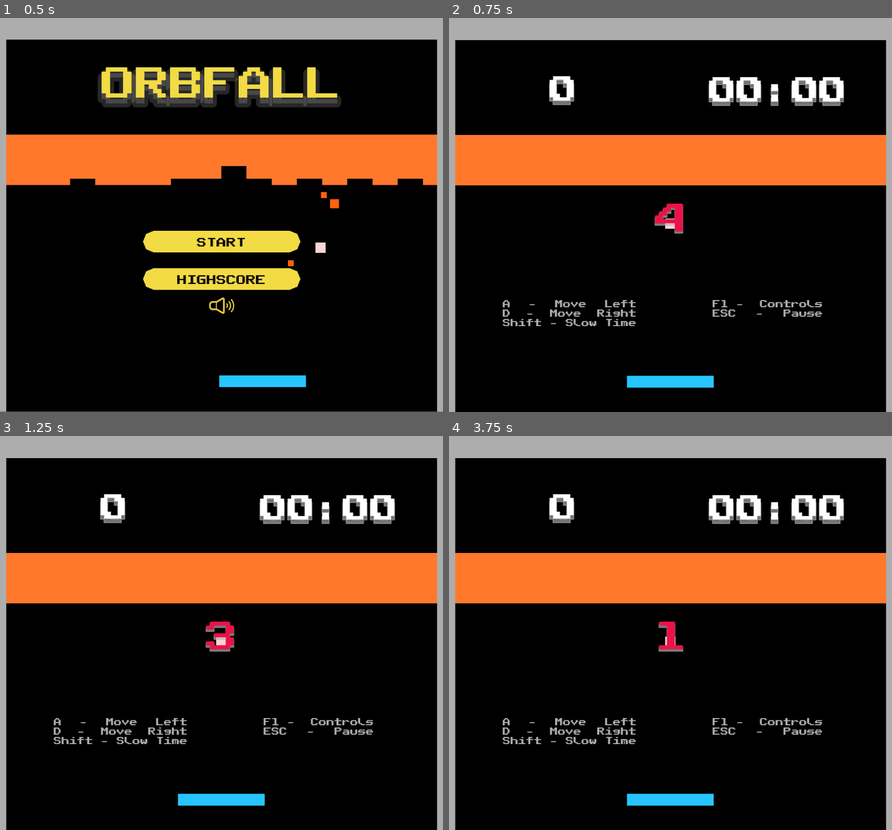
Above: before the commit, frames 1-4 (two rows, left to right).
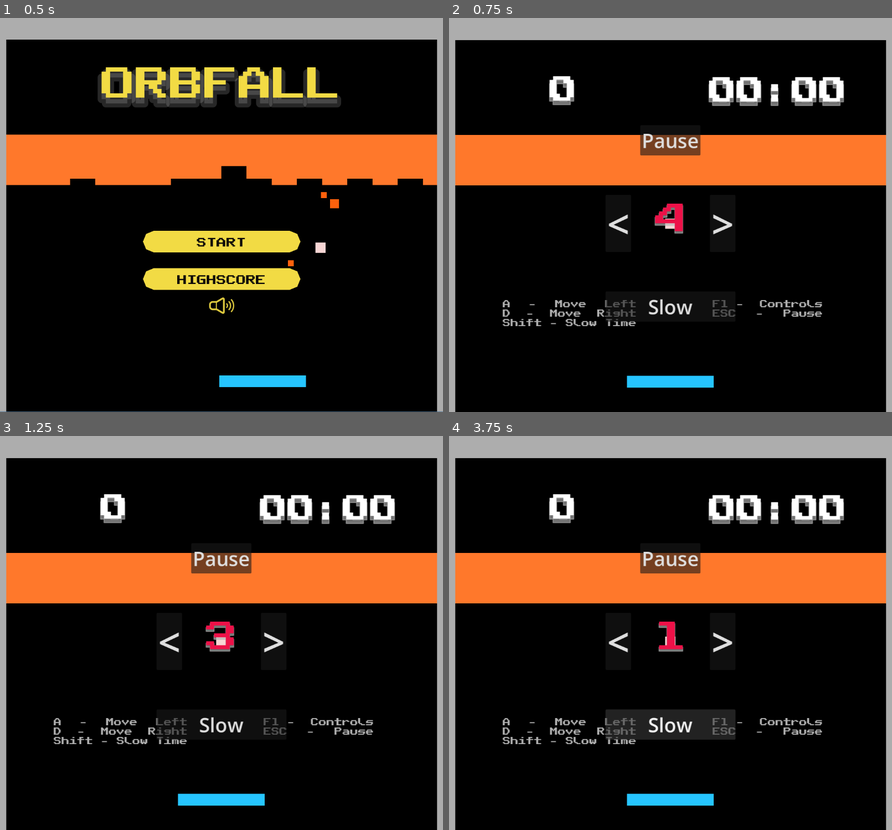
Above: after the commit, the same moments.

Repository: KeiGar/OrbFall
Game: Godot game, scene res://scenes/menus/main_menu_controls.tscn
The game is run twice, just before and just after one commit, with the same random seed, the same clock (stepped at 60 frames per second) and the same inputs.
Inputs (mouse positions are in pixels of both pictures, inside the frame that each line leads up to):
- Up to frame 1 (0.5 s): no input
- Up to frame 2 (0.75 s): click "START" at 0.5 s
- Up to frame 3 (1.25 s): no input
- Up to frame 4 (3.75 s): click (670, 558) at 1.25 s, where only the run after the commit has a clickable "Pause"; click (617, 640) at 2 s, where only the run after the commit has a clickable "<"; click (723, 640) at 2.75 s, where only the run after the commit has a clickable ">"; click (670, 723) at 3.5 s, where only the run after the commit has a clickable "Slow"

Frame 1 is identical in both runs. In frame 2, 1.3% of the frame differs, in the area x 35-65%, y 29-78%; in frame 3, 1.3%; in frame 4, 3.0%.

Commit message:
implemented mobile control hud, integration tbd

Diff:
--- a/scenes/game_assets/game.tscn
+++ b/scenes/game_assets/game.tscn
@@ -8,6 +8,7 @@
 [ext_resource type="PackedScene" uid="uid://cd0hrtf2laq6a" path="res://scenes/menus/game_over_screen.tscn" id="7_po76p"]
 [ext_resource type="PackedScene" uid="uid://dtjn82e0kob50" path="res://scenes/menus/hud_game_controls.tscn" id="7_t70e6"]
 [ext_resource type="PackedScene" uid="uid://epwevbbl7hwq" path="res://scenes/menus/pause_menu.tscn" id="7_u5sy4"]
+[ext_resource type="PackedScene" uid="uid://c68xq7tcfqltt" path="res://scenes/menus/mobile_controls_overlay.tscn" id="9_mq2qo"]
 
 [sub_resource type="LabelSettings" id="LabelSettings_p57ef"]
 font = ExtResource("2_pc6uq")
@@ -171,6 +172,8 @@
 volume_db = -4.894
 pitch_scale = 0.25
 
+[node name="MobileControlsOverlay" parent="." unique_id=1354855609 instance=ExtResource("9_mq2qo")]
+
 [connection signal="game_start" from="." to="GameTimer" method="_on_game_game_start"]
 [connection signal="pause" from="." to="Menus/PauseMenu" method="_on_game_pause"]
 [connection signal="unpause" from="." to="Menus/PauseMenu" method="_on_game_unpause"]
--- a/scenes/game_assets/player.tscn
+++ b/scenes/game_assets/player.tscn
@@ -20,19 +20,19 @@
 [sub_resource type="RectangleShape2D" id="RectangleShape2D_hdu5b"]
 size = Vector2(200, 50)
 
-[node name="Player" type="CharacterBody2D" groups=["player"]]
+[node name="Player" type="CharacterBody2D" unique_id=1049731654 groups=["player"]]
 motion_mode = 1
 script = ExtResource("1_3vyb7")
 
-[node name="GPUParticles2D" type="GPUParticles2D" parent="."]
+[node name="GPUParticles2D" type="GPUParticles2D" parent="." unique_id=145294451]
 amount = 3
 texture = SubResource("GradientTexture2D_y6ucf")
 lifetime = 0.05
 process_material = SubResource("ParticleProcessMaterial_hdu5b")
 
-[node name="CollisionShape2D" type="CollisionShape2D" parent="."]
+[node name="CollisionShape2D" type="CollisionShape2D" parent="." unique_id=305391060]
 shape = SubResource("RectangleShape2D_hdu5b")
 
-[node name="PaddleShape" type="Polygon2D" parent="."]
+[node name="PaddleShape" type="Polygon2D" parent="." unique_id=123730576]
 color = Color(0.15, 0.773333, 1, 1)
 polygon = PackedVector2Array(-100, -25, 100, -25, 100, 25, -100, 25)
--- a/scenes/menus/mobile_controls_overlay.tscn
+++ b/scenes/menus/mobile_controls_overlay.tscn
@@ -1,4 +1,6 @@
 [gd_scene format=3 uid="uid://c68xq7tcfqltt"]
+
+[ext_resource type="Script" uid="uid://uebun7y7cnc" path="res://scripts/menus/mobile_controls_overlay.gd" id="1_xo17a"]
 
 [node name="MobileControlsOverlay" type="Control" unique_id=1354855609]
 layout_mode = 3
@@ -11,43 +13,61 @@
 grow_vertical = 2
 size_flags_horizontal = 4
 size_flags_vertical = 4
+script = ExtResource("1_xo17a")
 
-[node name="CenterContainer" type="HBoxContainer" parent="." unique_id=1431680227]
+[node name="VBoxContainer" type="VBoxContainer" parent="." unique_id=461654803]
 layout_mode = 1
-anchors_preset = 14
+anchors_preset = 8
+anchor_left = 0.5
 anchor_top = 0.5
-anchor_right = 1.0
+anchor_right = 0.5
 anchor_bottom = 0.5
-offset_top = -15.5
-offset_bottom = 15.5
+offset_left = -165.0
+offset_top = -72.5
+offset_right = 165.0
+offset_bottom = 72.5
 grow_horizontal = 2
 grow_vertical = 2
-theme_override_constants/separation = 200
+theme_override_constants/separation = 100
 
-[node name="BTN_LEFT_KEY" type="Button" parent="CenterContainer" unique_id=82528164]
+[node name="BTN_ESC_KEY" type="Button" parent="VBoxContainer" unique_id=1832321344]
 layout_mode = 2
 size_flags_horizontal = 4
 size_flags_vertical = 4
+theme_override_font_sizes/font_size = 50
+text = "Pause"
+
+[node name="ControlKeys" type="HBoxContainer" parent="VBoxContainer" unique_id=1431680227]
+layout_mode = 2
+theme_override_constants/separation = 200
+
+[node name="BTN_LEFT_KEY" type="Button" parent="VBoxContainer/ControlKeys" unique_id=82528164]
+layout_mode = 2
+size_flags_horizontal = 4
+size_flags_vertical = 4
+theme_override_font_sizes/font_size = 100
 text = "<"
 
-[node name="BTN_RIGHT_KEY" type="Button" parent="CenterContainer" unique_id=1252203731]
+[node name="BTN_RIGHT_KEY" type="Button" parent="VBoxContainer/ControlKeys" unique_id=1252203731]
 layout_mode = 2
-size_flags_horizontal = 8
+size_flags_horizontal = 4
 size_flags_vertical = 4
+theme_override_font_sizes/font_size = 100
+action_mode = 0
 text = ">"
 
-[node name="BTN_SHIFT_KEY" type="Button" parent="." unique_id=950265210]
-layout_mode = 0
-offset_left = -221.5
-offset_top = -107.0
-offset_right = -176.5
-offset_bottom = -11.0
+[node name="BTN_SHIFT_KEY" type="Button" parent="VBoxContainer" unique_id=950265210]
+layout_mode = 2
+size_flags_vertical = 4
+theme_override_font_sizes/font_size = 50
+action_mode = 0
 text = "Slow"
 
-[node name="BTN_ESC_KEY" type="Button" parent="." unique_id=1832321344]
-layout_mode = 0
-offset_left = -172.5
-offset_top = -107.0
-offset_right = -117.5
-offset_bottom = -11.0
-text = "Pause"
+[connection signal="button_down" from="VBoxContainer/BTN_ESC_KEY" to="." method="_on_btn_button_down" binds= ["pause_game"]]
+[connection signal="button_up" from="VBoxContainer/BTN_ESC_KEY" to="." method="_on_btn_button_up" binds= ["pause_game"]]
+[connection signal="button_down" from="VBoxContainer/ControlKeys/BTN_LEFT_KEY" to="." method="_on_btn_button_down" binds= ["player_moveLeft"]]
+[connection signal="button_up" from="VBoxContainer/ControlKeys/BTN_LEFT_KEY" to="." method="_on_btn_button_up" binds= ["player_moveLeft"]]
+[connection signal="button_down" from="VBoxContainer/ControlKeys/BTN_RIGHT_KEY" to="." method="_on_btn_button_down" binds= ["player_moveRight"]]
+[connection signal="button_up" from="VBoxContainer/ControlKeys/BTN_RIGHT_KEY" to="." method="_on_btn_button_up" binds= ["player_moveRight"]]
+[connection signal="button_down" from="VBoxContainer/BTN_SHIFT_KEY" to="." method="_on_btn_button_down" binds= ["slow_down_time"]]
+[connection signal="button_up" from="VBoxContainer/BTN_SHIFT_KEY" to="." method="_on_btn_button_up" binds= ["slow_down_time"]]
--- /dev/null
+++ b/scripts/menus/mobile_controls_overlay.gd
@@ -0,0 +1,13 @@
+extends Control
+
+var event_action := InputEventAction.new()
+
+func _on_btn_button_up(action_name: String) -> void:
+	event_action.action = action_name
+	event_action.pressed = false
+	Input.parse_input_event(event_action)
+
+func _on_btn_button_down(action_name: String) -> void:
+	event_action.action = action_name
+	event_action.pressed = true
+	Input.parse_input_event(event_action)
Not shown: 1 places in scenes/game_assets/player.tscn that only renumber resources
Not shown, added: scripts/menus/mobile_controls_overlay.gd.uid
